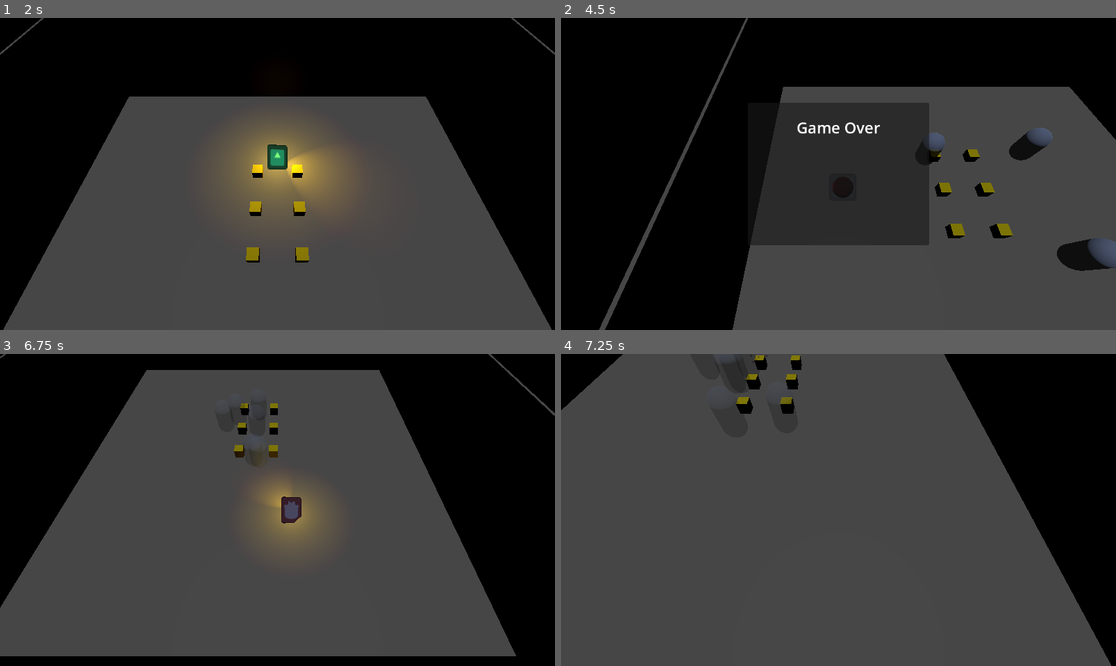
Above: before the commit, frames 1-4 (two rows, left to right).
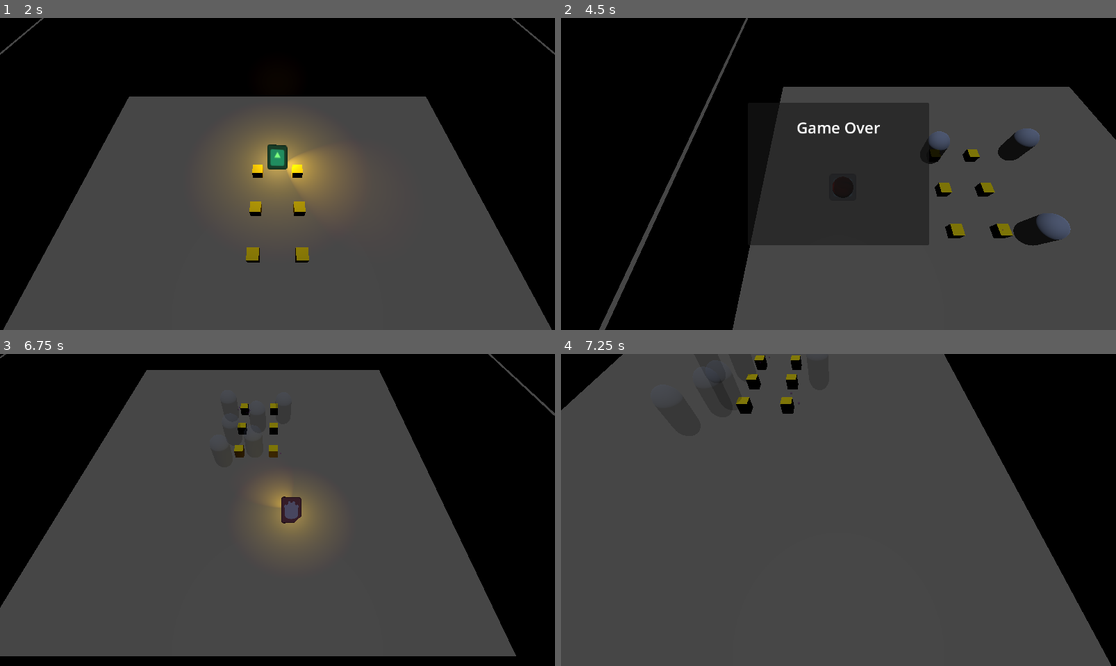
Above: after the commit, the same moments.

Repository: Rusty-Rat-Studios/dead-living-and-dying
Game: Godot game, scene res://test/2.2_ghost_possessable_interaction/2.2_many_ghosts_many_possessables.tscn
Same seed, same stepped clock (60 frames per second), same inputs: the game is played once before the commit and once after it. This scene is started directly instead of the project's main scene. The engine's default icon, where the game draws it, is replaced by a stand-in: a white triangle on a blue panel in a dark square.
Inputs (mouse positions are in pixels of both pictures, inside the frame that each line leads up to):
- Up to frame 1 (2 s): tap Enter at 0.5 s; move the mouse to (249, 236) at 0.52 s; hold Up (ui_up) from 0.53 s (still down); tap E (interact) at 0.6 s; tap Keypad Enter (ui_accept) at 0.77, 1.52 s; move the mouse to (444, 220) at 1.27 s; click (444, 220) at 1.35 s
- Up to frame 2 (4.5 s): move the mouse to (672, 127) at 2.02 s; release Up (ui_up) at 2.03 s; hold Left (ui_left) 2.03-3.53 s; tap Tab at 2.1, 4.35 s; move the mouse to (866, 174) at 2.77 s; tap E (interact) at 2.85 s; tap Keypad Enter (ui_accept) at 3.02, 3.77 s; move the mouse to (755, 96) at 3.52 s; press the mouse at (755, 96) at 3.53 s; hold Down (ui_down) 3.53-4.28 s; move the mouse to (960, 158) at 4.27 s; release the mouse at (960, 158) at 4.28 s; hold Right (ui_right) from 4.28 s (still down)
- Up to frame 3 (6.75 s): tap Keypad Enter (ui_accept) at 4.52, 5, 5.75, 6.02 s; move the mouse to (166, 525) at 5.02 s; release Right (ui_right) at 5.03 s; hold Up (ui_up) 5.03-5.78 s; tap E (interact) at 5.1 s; move the mouse to (333, 441) at 5.77 s; hold Right (ui_right) from 5.78 s (still down); click (333, 441) at 5.85 s; move the mouse to (249, 572) at 6.52 s; tap Tab at 6.6 s
- Up to frame 4 (7.25 s): keep holding Right (ui_right); tap Keypad Enter (ui_accept) at 6.77 s

Frame 1 is identical in both runs. In frame 2, 1.9% of the frame differs, in the area x 65-100%, y 35-82%; in frame 3, 0.1%; in frame 4, 0.3%.

Commit message:
Refactor ghost movement to have states update target and ghost handle movement

Diff:
--- a/ghost/ghost.gd
+++ b/ghost/ghost.gd
@@ -37,6 +37,7 @@
 func _physics_process(delta: float) -> void:
 	# handle basic movement before passing to state-specific actions
 	state_machine.process_physics(delta)
+	move_to_target(delta)
 
 
 func reset() -> void:
@@ -53,15 +54,14 @@
 	var direction: Vector3 = target_pos - global_position
 	var distance_to_target: float = global_position.distance_to(target_pos)
 
-	if distance_to_target > 0.1:
-		direction = direction.normalized()
-
 	if distance_to_target < speed * delta:
 		# set target to ghost position if close enough
+		at_target = true
 		velocity = Vector3.ZERO
 		target_pos = global_position
-		at_target = true
 	else:
+		at_target = false
+		direction = direction.normalized()
 		velocity = direction * speed
 		move_and_slide()
 
--- a/ghost/state_attacking.gd
+++ b/ghost/state_attacking.gd
@@ -18,7 +18,6 @@
 
 func process_physics(delta: float) -> void:
 	parent.target_pos = player.global_position
-	parent.move_to_target(delta)
 
 
 func _on_player_exited_room(room: Node3D) -> void:
--- a/ghost/state_possessing.gd
+++ b/ghost/state_possessing.gd
@@ -106,10 +106,6 @@
 	if target_possessable:
 		parent.target_pos = target_possessable.global_position
 
-	# only move if not at target
-	if parent.global_position.distance_squared_to(parent.target_pos) > 0.01:
-		parent.move_to_target(delta)
-
 
 func _on_decision_timeout() -> void:
 	if is_possessing:
--- a/ghost/state_waiting.gd
+++ b/ghost/state_waiting.gd
@@ -48,10 +48,7 @@
 	if is_paused:
 		return
 
-	if parent.global_position != parent.target_pos:
-		# only move if not at target
-		parent.move_to_target(delta)
-	else:
+	if parent.at_target:
 		pause()
 
 
